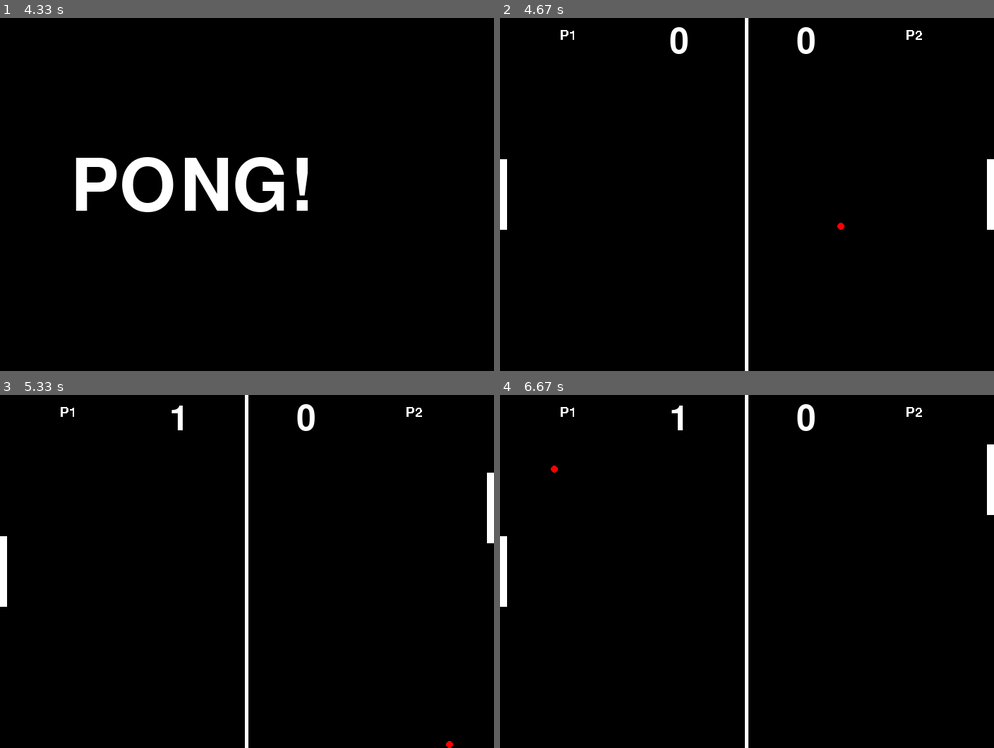
Above: before the commit, frames 1-4 (two rows, left to right).
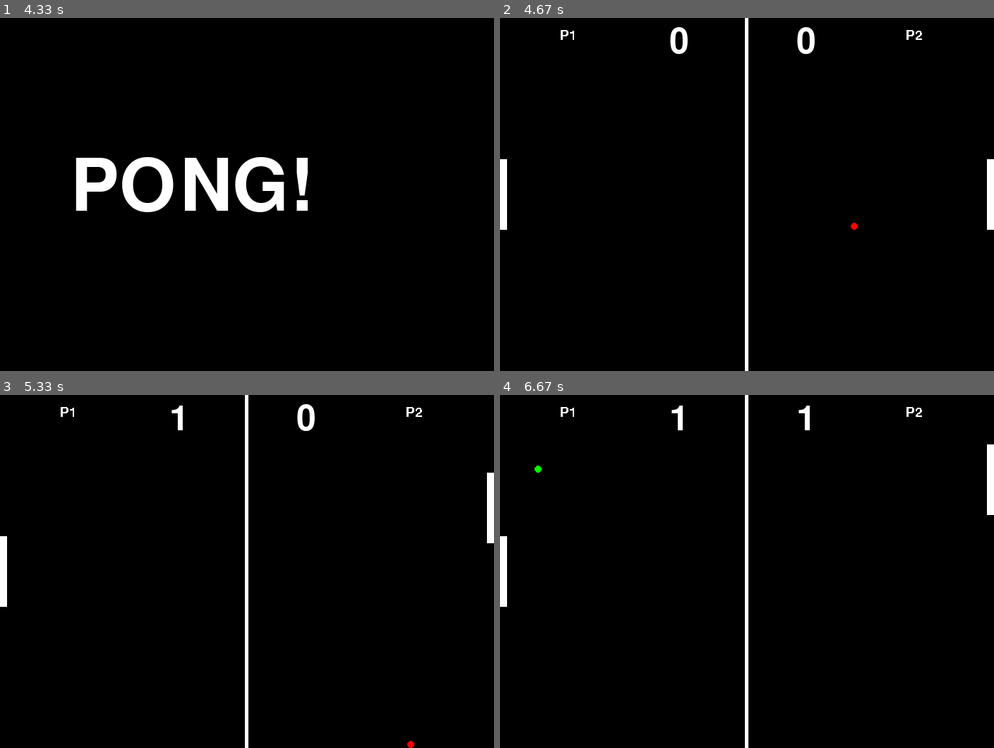
Above: after the commit, the same moments.

Repository: macko358/PygamePong
Game: pygame game, started from main.py
Two runs of this game, one before a commit and one after it. Both use one fixed random seed, a clock stepped at 60 frames per second and the inputs below.
Inputs:
- Up to frame 1 (4.33 s): tap Space at 0.33 s
- Up to frame 2 (4.67 s): no input
- Up to frame 3 (5.33 s): hold Up 4.67-5.13 s; tap Space at 4.73, 5.03, 5.23 s; hold Down from 5.17 s (still down)
- Up to frame 4 (6.67 s): release Down at 5.47 s; hold Up 5.5-5.87 s; tap Space at 5.57, 5.97, 6.37 s; hold Down 5.9-6.27 s; hold Up 6.3-6.6 s; hold Down from 6.63 s (still down)

Frame 1 is identical in both runs. In frame 2, less than 0.1% of the frame differs, in the area x 68-73%, y 58-60%; in frame 3, less than 0.1%; in frame 4, 0.2%, in the area x 7-64%, y 2-22%.

Commit message:
Reduced velocity of ball.

Diff:
--- a/ball.py
+++ b/ball.py
@@ -20,7 +20,7 @@
         # Draw the ball (a rectangle!)
         pygame.draw.circle(self.image, color, (5, 5), 5)
 
-        self.velocity = [randint(6, 7), randint(-15, 15)]
+        self.velocity = [randint(3, 8), randint(-15, 15)]
 
         # Fetch the rectangle object that has the dimensions of the image.
         self.rect = self.image.get_rect()
